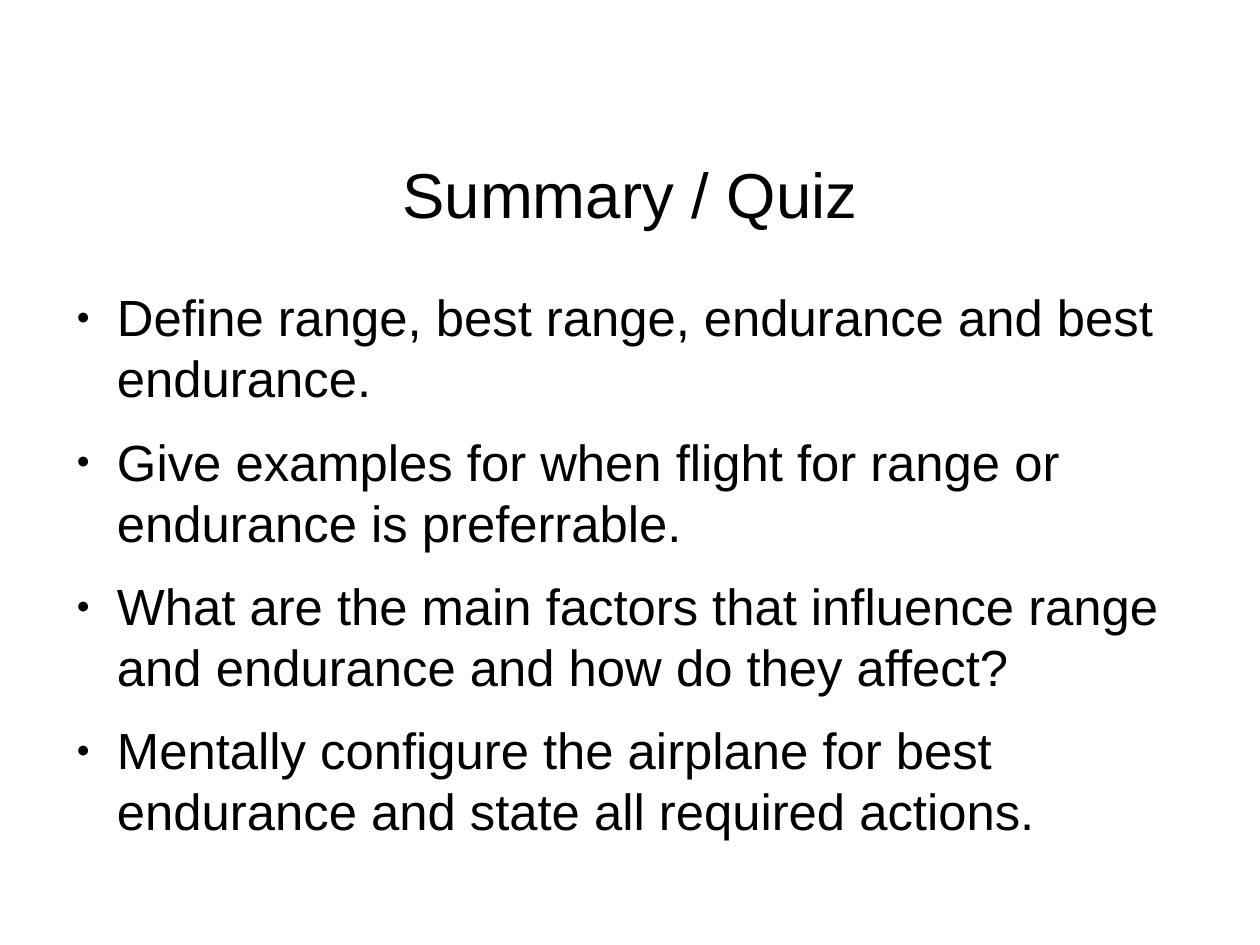
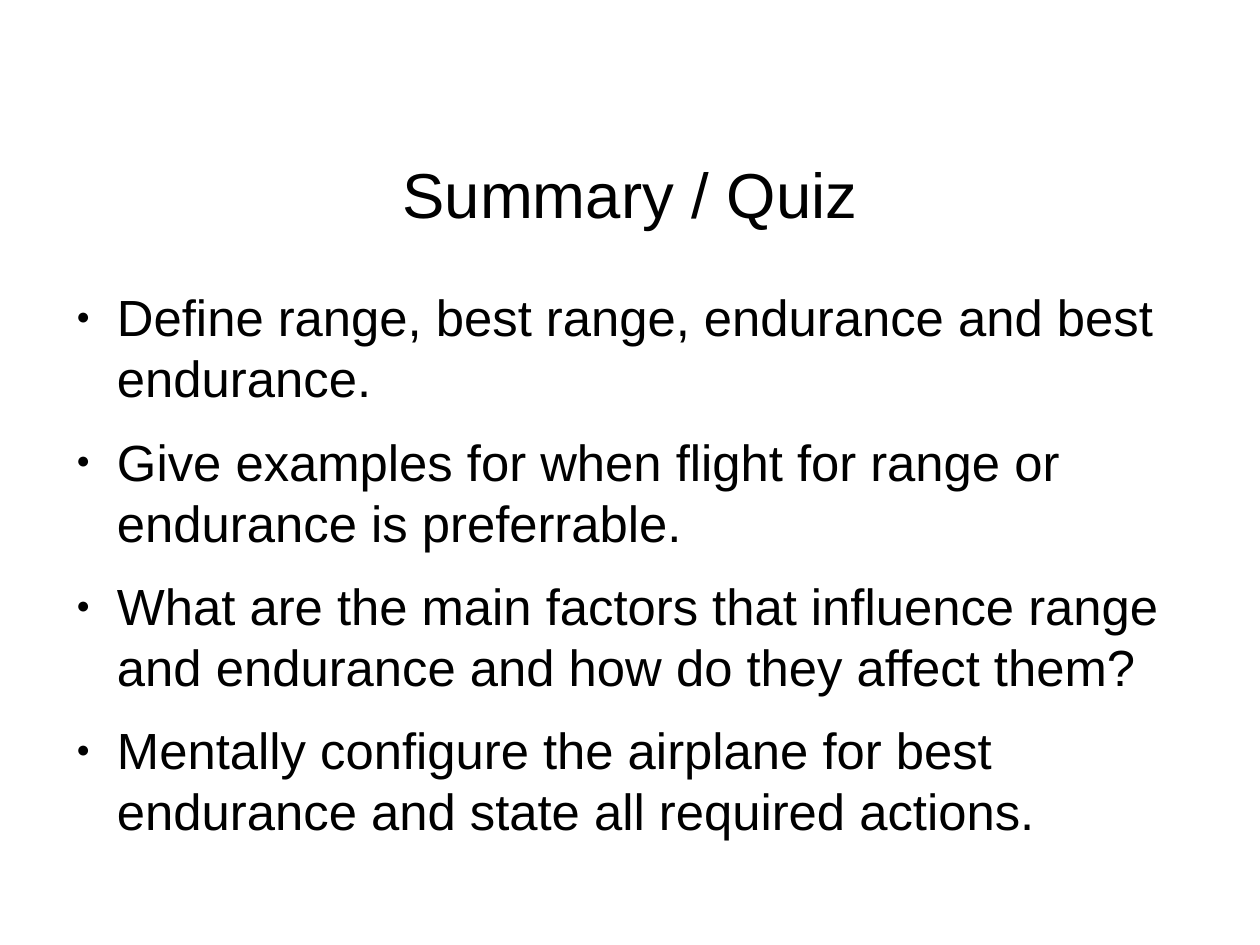
Before and after one commit to stephanheinemann/flight, a slide deck: slide 14 of FI/RangeAndEndurance/RangeAndEndurance.odp. Drawn at 1260x945 pixels with LibreOffice and Linux fonts; fonts in the diff are those of the drawing; background and template pictures are left out. Boxes give left, top, right and bottom in pixels: in the first picture for what was removed or moved away, otherwise in the second. Text is boxed around its words. In the diff, an @@ line names an element or a change of style, - is before the commit and + after.

Commit message:
changed turns and range-endurance presentations

```diff
--- a/FI/RangeAndEndurance/RangeAndEndurance.odp
+++ b/FI/RangeAndEndurance/RangeAndEndurance.odp
@@ text at (x1=117, y1=588, x2=1158, y2=696): text changed @@
-● What are the main factors that influence range and endurance and how do they affect?
+● What are the main factors that influence range and endurance and how do they affect them?
```
Also in this commit, not shown: 6 other slides changed, 13 other files.
